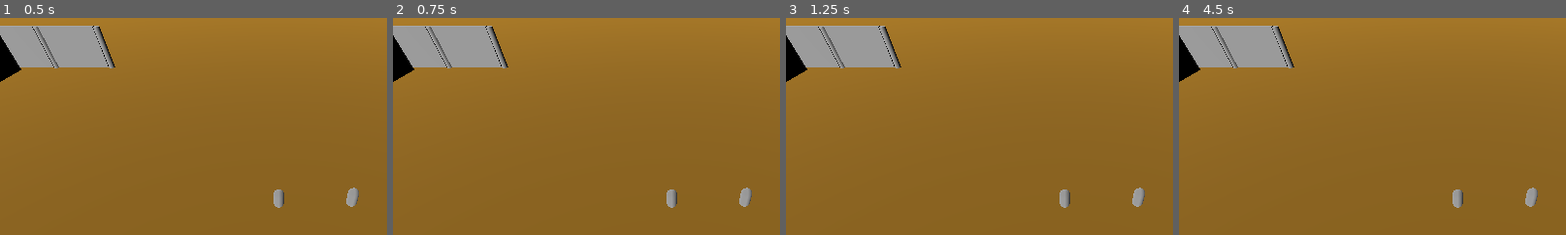
Above: before the commit, frames 1-4 (left to right).
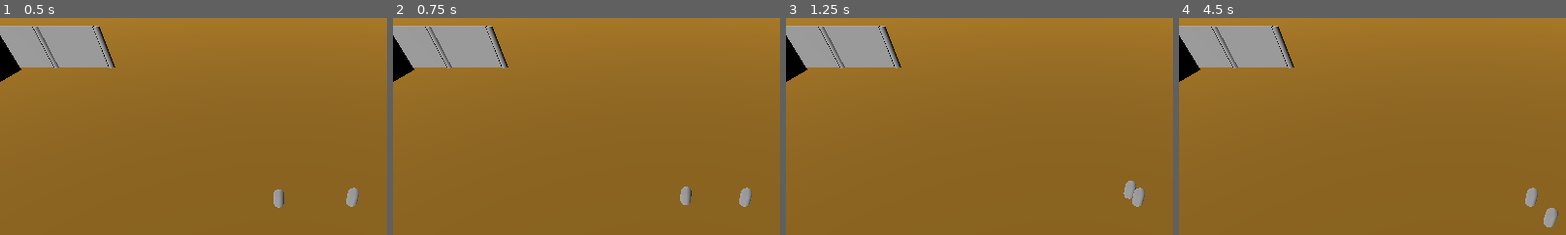
Above: after the commit, the same moments.

Repository: ThatOneFri3nd/Fallout_Remake
Game: Godot game, scene res://scenes/main/Main Scene.tscn
Two runs of this game, one before a commit and one after it. Both use one fixed random seed, a clock stepped at 60 frames per second and the inputs below.
Inputs (mouse positions are % of the whole screen's width and height, from its top left):
- Up to frame 1 (0.5 s): no input
- Up to frame 2 (0.75 s): tap Enter at 0.5 s; move the mouse to (72, 45) at 0.52 s; click (72, 45) at 0.6 s
- Up to frame 3 (1.25 s): no input
- Up to frame 4 (4.5 s): tap Space at 1.25, 3.5 s; move the mouse to (30, 55) at 1.27 s; tap S (camera_backward) at 1.35 s; click (30, 55) at 1.55 s; tap Enter at 2, 4.25 s; move the mouse to (60, 28) at 2.02 s; tap W (camera_forward) at 2.1 s; click (60, 28) at 2.3 s; move the mouse to (45, 70) at 2.77 s; tap A (camera_left) at 2.85 s; click (45, 70) at 3.05 s; move the mouse to (80, 65) at 3.52 s; tap D (camera_right) at 3.6 s; click (80, 65) at 3.8 s; move the mouse to (20, 35) at 4.27 s; tap Middle mouse button (camera_rotate) at 4.35 s
The pictures show only the part of the screen within x 14-64%, y 7-57%; the shares and areas given below are measured in that part.

Frame 1 is identical in both runs. In frame 2, 0.4% of the frame differs, in the area x 70-78%, y 77-88%; in frame 3, 0.4%; in frame 4, 0.5%, in the area x 70-98%, y 79-97%.
Error before the commit: Invalid call. Nonexistent function 'get_interact_position' in base 'Window'. (res://scripts/core/player/player_handler.gd:24)

Commit message:
player movement done

Diff:
--- a/project.godot
+++ b/project.godot
@@ -57,7 +57,3 @@
 "events": [Object(InputEventMouseButton,"resource_local_to_scene":false,"resource_name":"","device":-1,"window_id":0,"a …(256 unchanged characters)…
 ]
 }
-
-[rendering]
-
-renderer/rendering_method="gl_compatibility"
--- a/scripts/core/main/Main Scene.gd
+++ b/scripts/core/main/Main Scene.gd
@@ -23,13 +23,10 @@
 		CurrentLevel.add_child(level_instance)
 		emit_signal("level_loaded")
 
-
-
 # Called when the node enters the scene tree for the first time.
 func _ready():
 	pass # Replace with function body.
 
-
 # Called every frame. 'delta' is the elapsed time since the previous frame.
 func _process(_delta):
 	pass
--- a/scripts/core/player/player_handler.gd
+++ b/scripts/core/player/player_handler.gd
@@ -1,7 +1,9 @@
-extends Node3D
+extends CharacterBody3D
 
 @onready var player : Node3D = self
 @onready var navigation_agent := $NavigationAgent3D
+@export var movement_speed: float = 10
+@export var ray_length: float = 10000
 
 # Called when the node enters the scene tree for the first time.
 func _ready():
@@ -9,20 +11,29 @@
 
 
 # Called every frame. 'delta' is the elapsed time since the previous frame.
-func _process(_delta):
-	pass
+func _process(delta):
+	if navigation_agent.is_navigation_finished():
+		return
+
+	move_to_point(delta, movement_speed)
+
+func move_to_point(delta, speed):
+	var target_position = navigation_agent.get_next_path_position()
+	var direction = global_position.direction_to(target_position)
+
+	velocity = direction * speed
+	move_and_slide()
 
 func _input(event):
 	if Input.is_action_just_pressed("interact"):
-		var target_position = raycast()
-		move_player(target_position)
+		var interact_result = raycast()
+		move_player(interact_result)
 
 func raycast():
 	var camera: Camera3D = get_node("../Camera/Camera3D")
 	if camera == null:
 		printerr("Error! Can't find Camera3D!")
-	var interact_pos = get_viewport().get_interact_position()
-	var ray_length = 100
+	var interact_pos = get_viewport().get_mouse_position()
 	var from = camera.project_ray_origin(interact_pos)
 	var to = from + camera.project_ray_normal(interact_pos) * ray_length
 	var space = get_world_3d().direct_space_state
@@ -32,11 +43,11 @@
 	ray_query.to = to
 
 	var result = space.intersect_ray(ray_query)
-	print(result)
 	return result
 
-func move_player(target_position):
-	pass
+func move_player(interact_result):
+	navigation_agent.target_position = interact_result.position
+	print(navigation_agent.target_position)
 
 func _on_level_loaded():
 	var player_spawn: Vector3 = get_node("PlayerSpawn").transform
